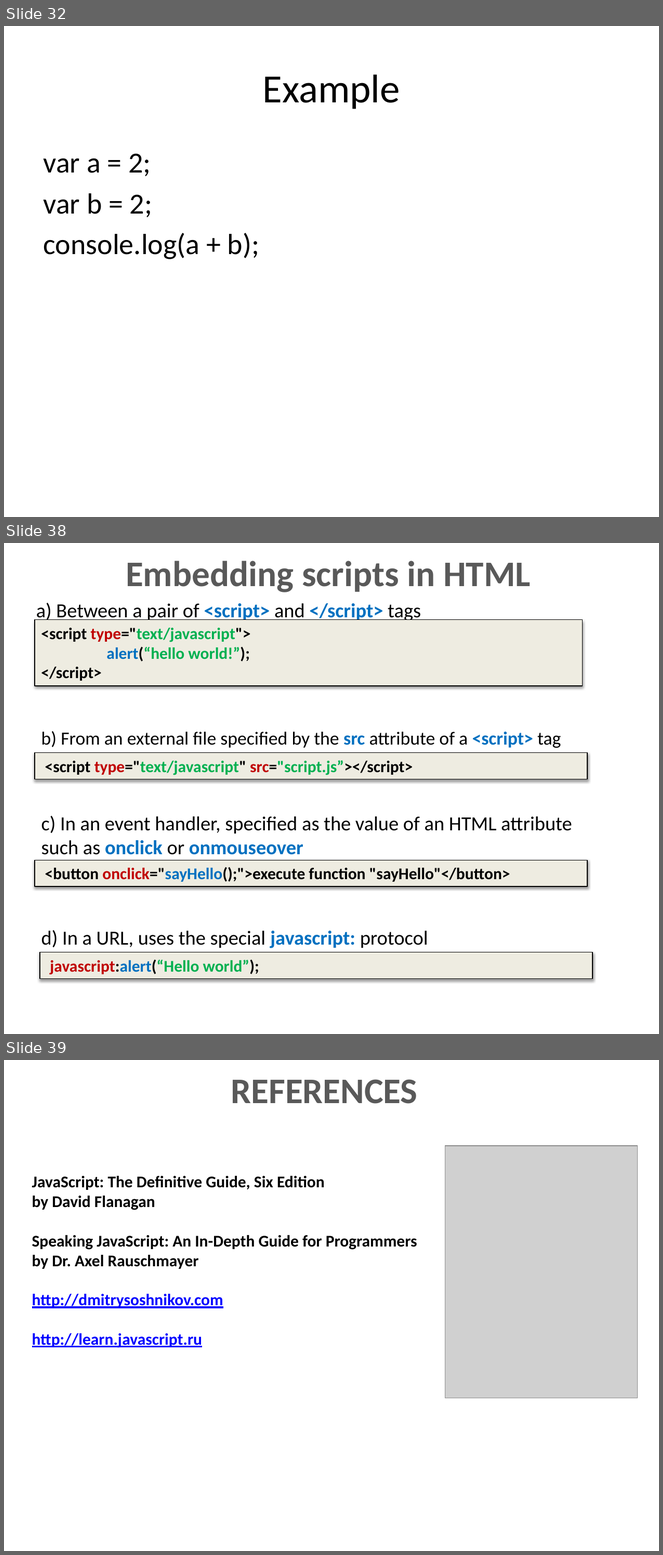
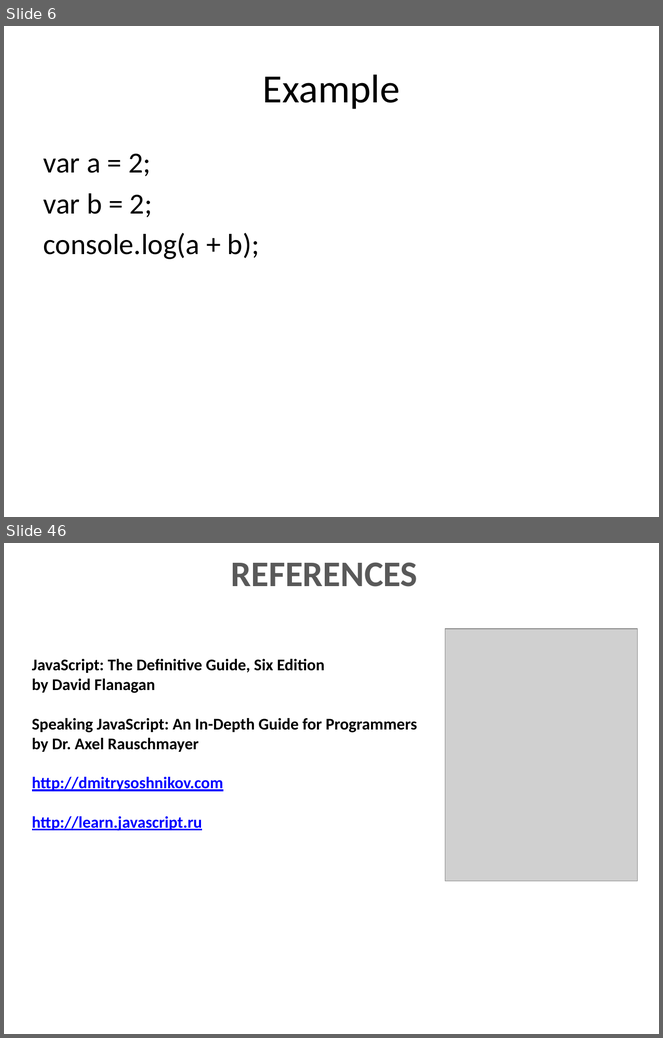
Before and after one commit to dzmitry-varabei/front-end-course, a slide deck: lecture-3-recap-scope/scope.pptx. Shown one above the other, each under a label of ours: slides 32, 38 and 39 before the commit, slides 6 and 46 after it; the slides between them are not shown. The pictures are 663x1555 and 663x1038 pixels, drawn with LibreOffice and Linux fonts; fonts in the diff are those of the drawing; grey boxes stand for pictures. Boxes give left, top, right and bottom in pixels: in the first picture for what was removed or moved away, otherwise in the second. Text is boxed around its words. In the diff, an @@ line names an element or a change of style, - is before the commit and + after.

```diff
--- a/lecture-3-recap-scope/scope.pptx
+++ b/lecture-3-recap-scope/scope.pptx
@@ slide 38 removed at [4, 543, 659, 1034], background #FFFFFF @@
@@ title removed at [126, 561, 531, 592] @@
-Embedding scripts in HTML
@@ text removed at [36, 603, 421, 620] @@
-a) Between a pair of <script> and </script> tags
@@ rectangle removed at [35, 619, 583, 686] @@
-<script type="text/javascript">
-alert(“hello world!”);
-</script>
@@ text removed at [41, 731, 561, 748] @@
-b) From an external file specified by the src attribute of a <script> tag
@@ rectangle removed at [35, 753, 588, 779] @@
-<script type="text/javascript" src="script.js”></script>
@@ text removed at [41, 816, 572, 855] @@
-c) In an event handler, specified as the value of an HTML attribute
-such as onclick or onmouseover
@@ rectangle removed at [35, 860, 588, 886] @@
-<button onclick="sayHello();">execute function "sayHello"</button>
@@ text removed at [41, 930, 428, 949] @@
-d) In a URL, uses the special javascript: protocol
@@ rectangle removed at [40, 953, 593, 979] @@
-javascript:alert(“Hello world”);
@@ what was slide 32 is now slide 6 @@
@@ what was slide 39 is now slide 46 @@
```
Also in this commit, not shown: 4 slides changed, 10 slides added, 12 other slides removed, 3 other files.
